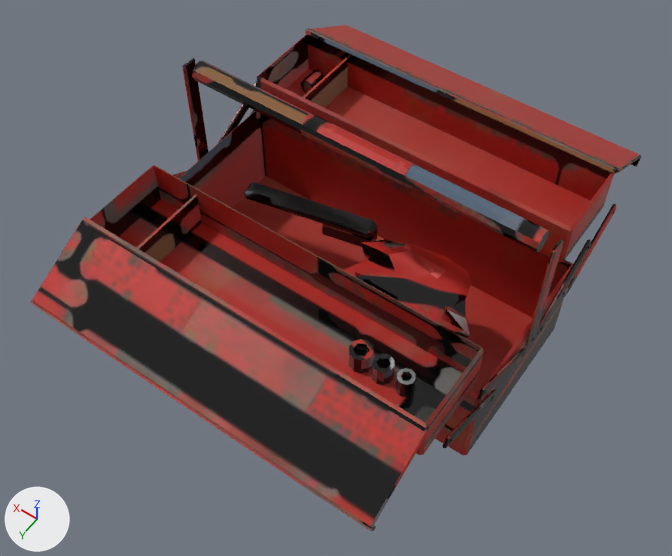
Two versions of the glTF model game/public/hand/toolbox.glb, one commit apart.
Camera for both pictures: a 50 mm lens placed at (-0.361, 0.542, 0.881), pointed at (-0.006, 0.044, 0.099). Every picture has the same lights, and +X, +Y and +Z are marked at lower left. The picture after the commit comes second. Vertices at exactly the same position are counted once.

Names of what the first picture shows: 'toolbox.001'.
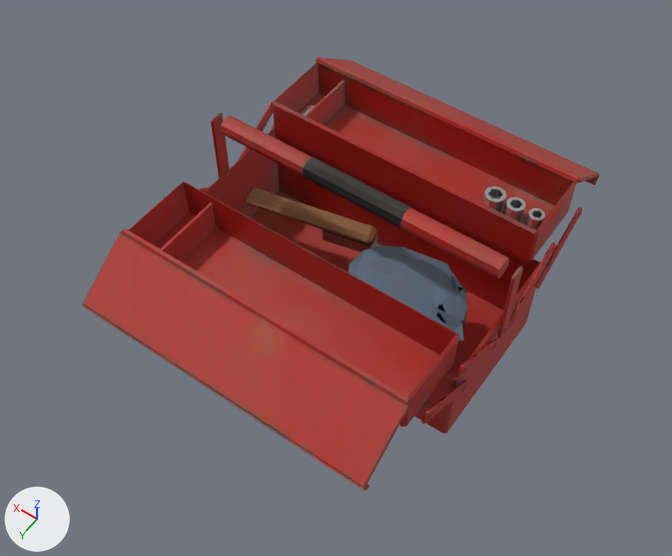
Pixel boxes (x1, y1, x2, y2) of what changed, in the pictures (672 x 556 px; the box of a moved part takes in the faces that stretch with it):
'toolbox.001', reshaped, moved, rescaled (15% narrower, 14% shorter)
    before: (31, 25, 642, 531)
    after: (82, 56, 600, 491)
part 1 of me_toolbox, moved or reshaped (mostly hidden)
    before: (443, 424, 453, 433)
    after: (422, 402, 432, 409)
part 2 of me_toolbox, moved or reshaped
    before: (256, 34, 614, 262)
    after: (273, 62, 576, 261)
part 3 of me_toolbox, moved or reshaped
    before: (303, 58, 348, 108)
    after: (304, 80, 345, 125)
part 4 of me_toolbox, moved or reshaped
    before: (311, 25, 641, 173)
    after: (323, 58, 599, 183)
part 5 of me_toolbox, moved or reshaped
    before: (631, 156, 642, 167)
    after: (586, 175, 600, 185)
part 6 of me_toolbox, moved or reshaped
    before: (305, 28, 617, 174)
    after: (316, 56, 580, 184)
part 7 of me_toolbox, moved or reshaped
    before: (90, 165, 484, 455)
    after: (129, 182, 459, 427)
part 8 of me_toolbox, moved or reshaped
    before: (137, 195, 202, 262)
    after: (161, 203, 216, 261)
part 9 of me_toolbox, moved or reshaped
    before: (32, 220, 428, 528)
    after: (83, 231, 410, 488)
part 10 of me_toolbox, moved or reshaped
    before: (31, 301, 376, 531)
    after: (82, 304, 369, 491)
part 11 of me_toolbox, moved or reshaped
    before: (82, 217, 428, 431)
    after: (121, 228, 410, 406)
part 12 of me_toolbox, moved or reshaped
    before: (536, 239, 591, 335)
    after: (509, 242, 556, 326)
part 13 of me_toolbox, moved or reshaped
    before: (563, 204, 616, 297)
    after: (535, 207, 582, 289)
part 14 of me_toolbox, moved or reshaped
    before: (173, 58, 573, 456)
    after: (164, 75, 545, 433)

Patch to the scene script:
```diff
--- a/game/public/hand/toolbox.glb.py
+++ b/game/public/hand/toolbox.glb.py
@@ me_toolbox @@
 # used by ob_toolbox_001; parent = ob_toolbox; location = (0.0, 0.0, 0.13); scale = (0.271, 0.271, 0.271)
-me_toolbox.from_pydata(...)  # 1000 vertices, 1776 faces; spans x -0.8..0.8, y -1.0..1.0, z -0.48..0.48
+me_toolbox.from_pydata(...)  # 1000 vertices, 1776 faces; spans x -0.79..0.79, y -1.0..1.0, z -0.43..0.43
+# me_toolbox part 1: the loose piece of 8 vertices spanning x -0.72..0.72, y 0.37..0.38, z -0.33..-0.3 is scaled about its middle by (0.969, 1.14, 1.15), then moved by (0.0, 0.01, 0.08)
+# me_toolbox part 2: the loose piece of 28 vertices spanning x -0.74..0.74, y -0.68..-0.31, z 0.0..0.2 is scaled about its middle by (0.972, 1.03, 1.03), then moved by (0.0, -0.01, 0.09)
+# me_toolbox part 3: the loose piece of 8 vertices spanning x 0.51..0.52, y -0.67..-0.33, z 0.01..0.16 is moved by (0.03, -0.01, 0.09)
+# me_toolbox part 4: the loose piece of 24 vertices spanning x -0.75..0.75, y -0.99..-0.68, z 0.03..0.21 is scaled about its middle by (0.975, 0.949, 1.25), then moved by (0.0, -0.01, 0.07)
+# me_toolbox part 5: the loose piece of 8 vertices spanning x -0.75..0.75, y -1.0..-0.97, z -0.01..0.04 is scaled about its middle by (0.976, 1.31, 1.07), then moved by (0.0, 0.0, 0.05)
+# me_toolbox part 6: the loose piece of 12 vertices spanning x -0.74..0.74, y -0.7..-0.67, z 0.19..0.21 is scaled about its middle by (0.974, 1.15, 1.15), then moved by (0.0, -0.01, 0.09)
+# me_toolbox part 7: the loose piece of 28 vertices spanning x -0.74..0.74, y 0.31..0.68, z 0.0..0.2 is scaled about its middle by (0.972, 1.03, 1.03), then moved by (0.0, 0.01, 0.09)
+# me_toolbox part 8: the loose piece of 8 vertices spanning x 0.51..0.52, y 0.33..0.67, z 0.01..0.16 is moved by (0.03, 0.01, 0.09)
+# me_toolbox part 9: the loose piece of 24 vertices spanning x -0.75..0.75, y 0.68..0.99, z 0.03..0.21 is scaled about its middle by (0.975, 0.949, 1.25), then moved by (0.0, 0.01, 0.07)
+# me_toolbox part 10: the loose piece of 8 vertices spanning x -0.75..0.75, y 0.97..1.0, z -0.01..0.04 is scaled about its middle by (0.976, 1.31, 1.07), then moved by (0.0, 0.0, 0.05)
+# me_toolbox part 11: the loose piece of 12 vertices spanning x -0.74..0.74, y 0.67..0.7, z 0.19..0.21 is scaled about its middle by (0.974, 1.15, 1.15), then moved by (0.0, 0.01, 0.09)
+# me_toolbox part 12: the loose piece of 24 vertices spanning x -0.8..-0.78, y -0.42..-0.04, z -0.13..0.1 is scaled about its middle by (1.14, 0.961, 1.16), then moved by (0.01, 0.0, 0.08)
+# me_toolbox part 13: the loose piece of 24 vertices spanning x -0.8..-0.78, y -0.64..-0.26, z -0.13..0.1 is scaled about its middle by (1.14, 0.961, 1.16), then moved by (0.01, -0.03, 0.08)
+# me_toolbox part 14: 676 of 1000 vertices moved; they spanned x -0.8..0.8, y -0.64..0.64, z -0.46..0.48 and now span x -0.79..0.79, y -0.67..0.67, z -0.4..0.43; mean shift (-0.02, -0.14, 0.07); largest move (-0.55, 0.47, 0.09) -> (-0.63, -0.55, 0.19)
+# other edits to the shape of me_toolbox do not show in these pictures
 me_toolbox.materials.append(mat_baked_toolbox)
@@ ob_toolbox_001 @@
 ob_toolbox_001.parent = ob_toolbox
-ob_toolbox_001.location = (0.0, 0.0, 0.13)
-ob_toolbox_001.scale = (0.271, 0.271, 0.271)
+ob_toolbox_001.location = (0.0, 0.0, 0.1)
+ob_toolbox_001.scale = (0.236, 0.236, 0.236)
```
